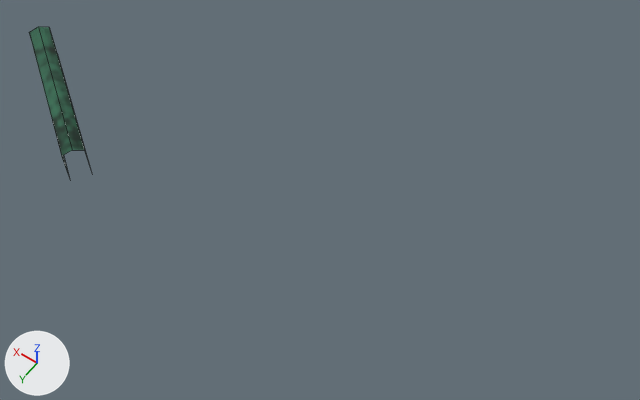
One commit to the FBX model BrackeysGameJam/Assets/_Main/Models/Walls/Ring4W1.fbx: the scene before it, then after it.
The view is the same before and after, from a camera (50 mm lens) standing at (-113.8, 73.4, 65.5) and looking at (-83.3, 30.6, -1.7). The axes (+X, +Y, +Z) are drawn at lower left. The lights are the same throughout. Mesh edges are drawn as thin lines. Where no turn or scale is listed for an object, it has been applied to the vertices.

Objects in the first picture: 'Ring4W1'.
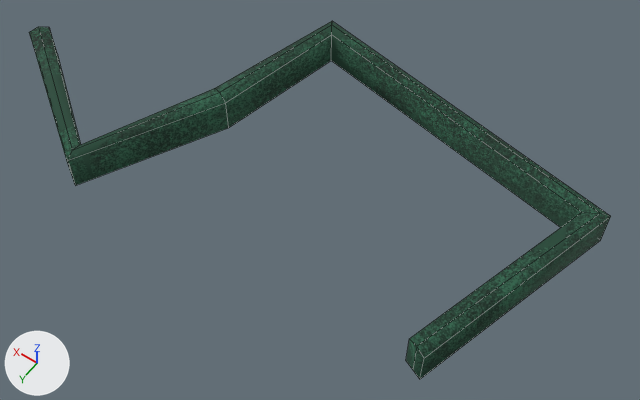
Pixel boxes [x1, y1, x2, y2] of what changed, in the pictures (640 x 400 px):
'Ring4W1', reshaped (811% wider, 139% taller): before [29, 27, 92, 176]; after [29, 21, 611, 379]

Diff of the bpy script that builds the scene:
```diff
--- a/BrackeysGameJam/Assets/_Main/Models/Walls/Ring4W1.fbx.py
+++ b/BrackeysGameJam/Assets/_Main/Models/Walls/Ring4W1.fbx.py
@@ me_circle_094 @@
 # used by ob_ring4w1; location = (0.0, 0.0, 0.0)
-me_circle_094.from_pydata(...)  # 12 vertices, 6 faces; spans x -64.6..-48.3, y 31.8..43.6, z 0.0..4.0
+me_circle_094.from_pydata(...)  # 32 vertices, 24 faces; spans x -107.4..-48.3, y 13.8..43.8, z 0.0..4.0
+# me_circle_094 part 1
+# 5 vertices are removed from x -64.6..-63.4, y 41.9..43.6, z 0.0..3.6
+# 4 faces are deleted
+# 15 vertices are added at x -107.4..-63.8, y 13.8..43.8, z 0.0..4.0
+# 10 new vertices lie (0.0, 0.0, 3.6) away from vertices in x -107.4..-63.8, y 13.8..43.8, z 0.0
+# 22 new faces join them
 me_circle_094.materials.append(mat_hedge)
```
